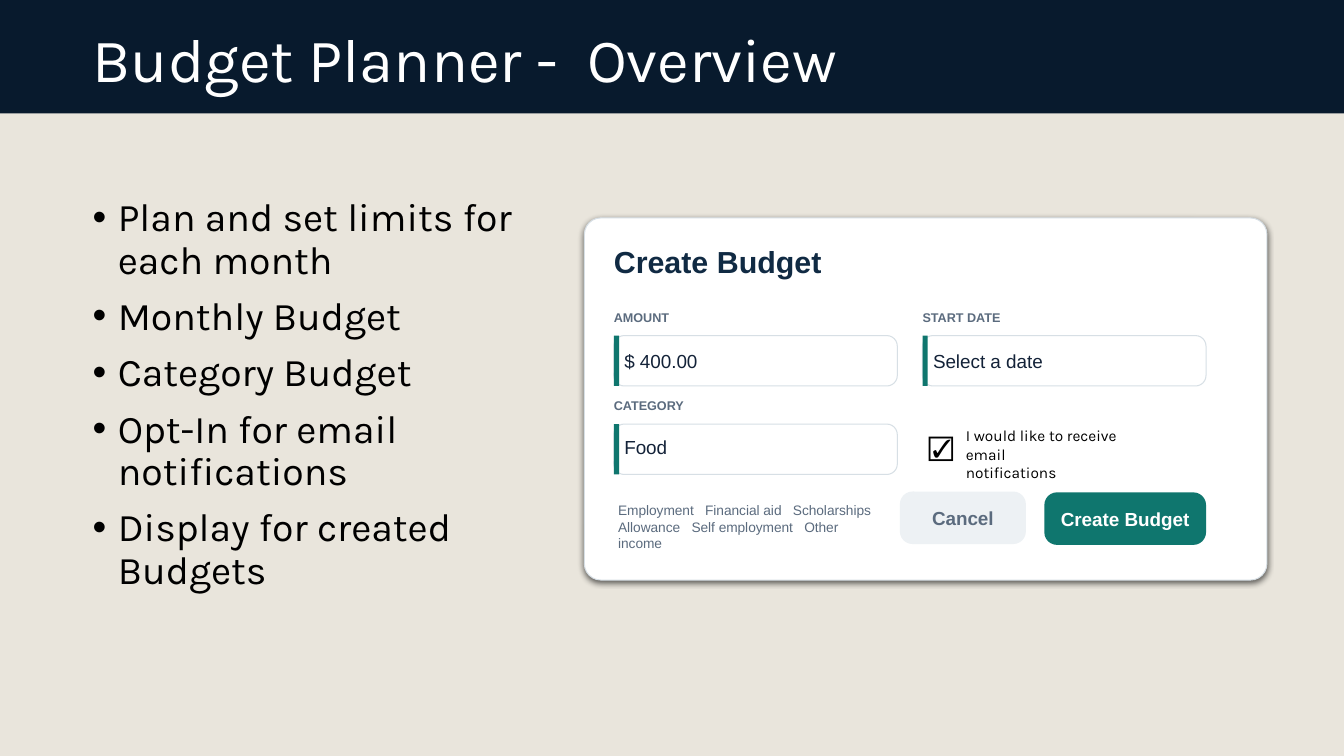
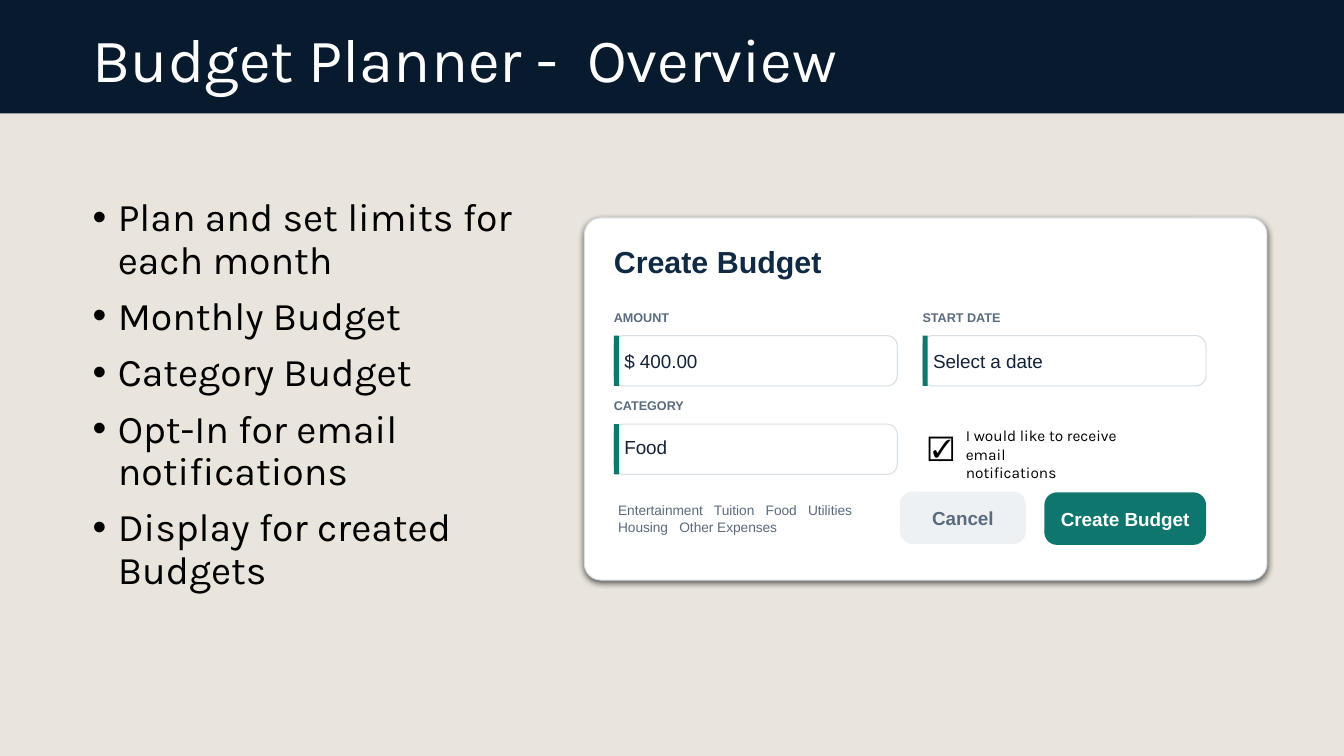
Before and after one commit to sdejesus1/Finora, a slide deck: slide 15 of Documentation/Requirements/Finora_Requirements.pptx. Drawn at 1344x756 pixels with LibreOffice and Linux fonts; fonts in the diff are those of the drawing; background and template pictures are left out. Boxes give left, top, right and bottom in pixels: in the first picture for what was removed or moved away, otherwise in the second. Text is boxed around its words. In the diff, an @@ line names an element or a change of style, - is before the commit and + after.

Commit message:
Updated pptx

```diff
--- a/Documentation/Requirements/Finora_Requirements.pptx
+++ b/Documentation/Requirements/Finora_Requirements.pptx
@@ text at (x1=618, y1=505, x2=852, y2=535): text changed @@
-Employment Financial aid Scholarships Allowance Self employment Other income
+Entertainment Tuition Food Utilities Housing Other Expenses
```
Also in this commit, not shown: 1 other slide changed.
